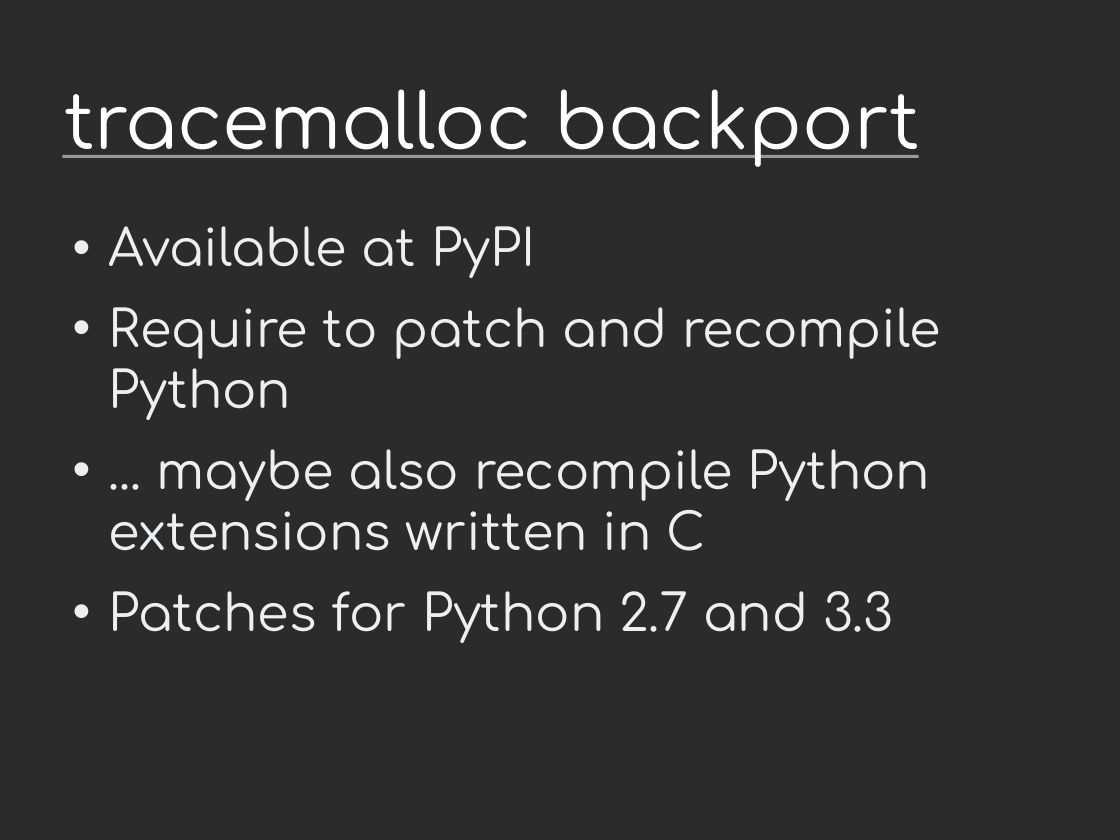
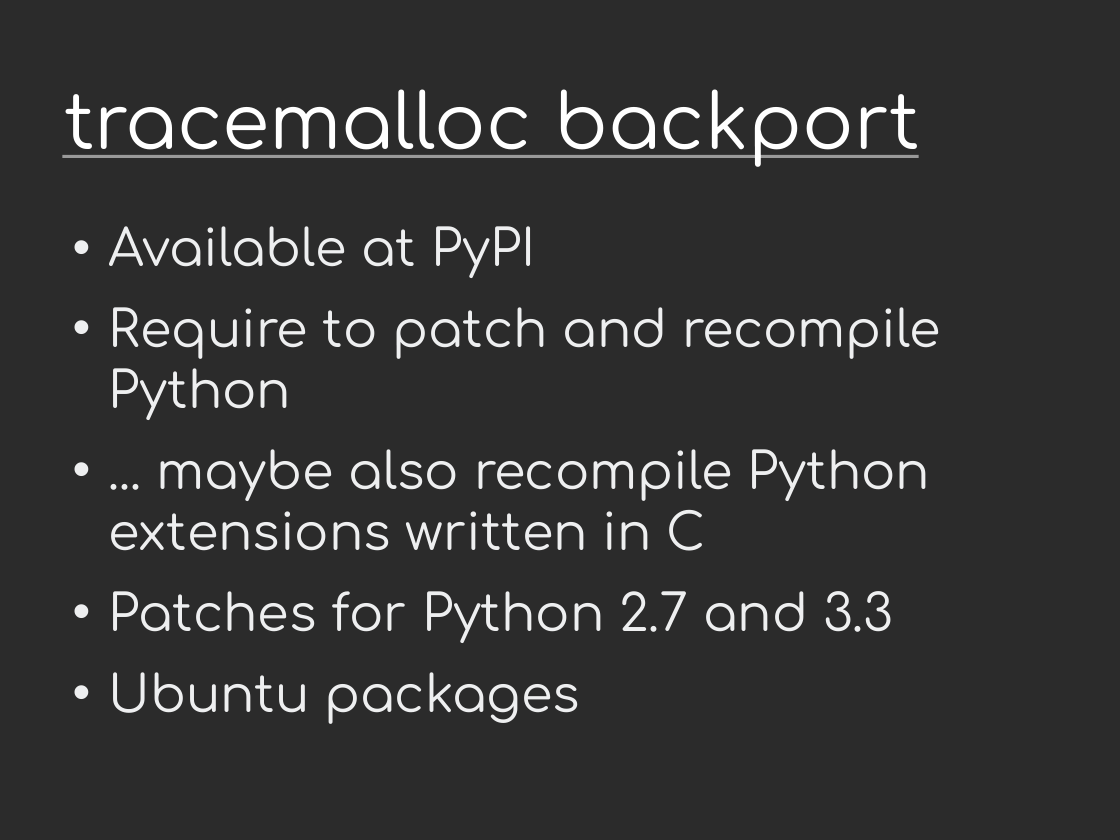
Before and after one commit to vstinner/talks, a slide deck: slide 21 of 2014-Pycon-Montreal/tracemalloc.odp. Drawn at 1120x840 pixels with LibreOffice and Linux fonts; fonts in the diff are those of the drawing; background and template pictures are left out; a plain dark background stands for a picture behind light text. Boxes give left, top, right and bottom in pixels: in the first picture for what was removed or moved away, otherwise in the second. Text is boxed around its words. In the diff, an @@ line names an element or a change of style, - is before the commit and + after.

Commit message:
tracemalloc 2014

```diff
--- a/2014-Pycon-Montreal/tracemalloc.odp
+++ b/2014-Pycon-Montreal/tracemalloc.odp
@@ text at [109,672,580,724]: paragraph added @@
+• Ubuntu packages
```
Also in this commit, not shown: 6 other slides changed, 2 slides added, 2 slides removed, 3 other files.
